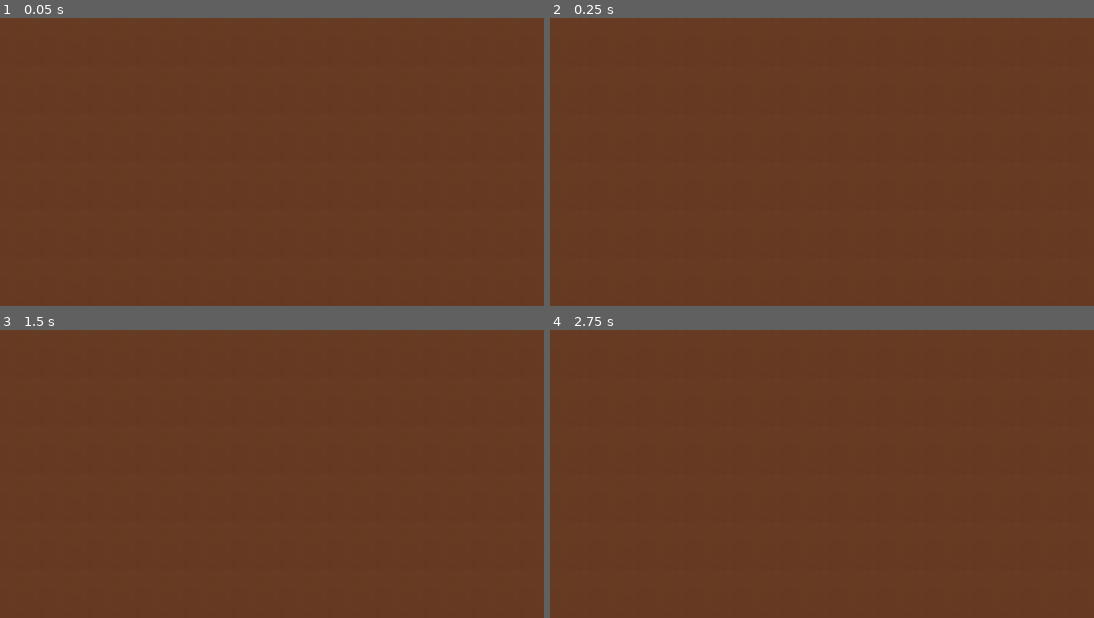
Above: before the commit, frames 1-4 (two rows, left to right).
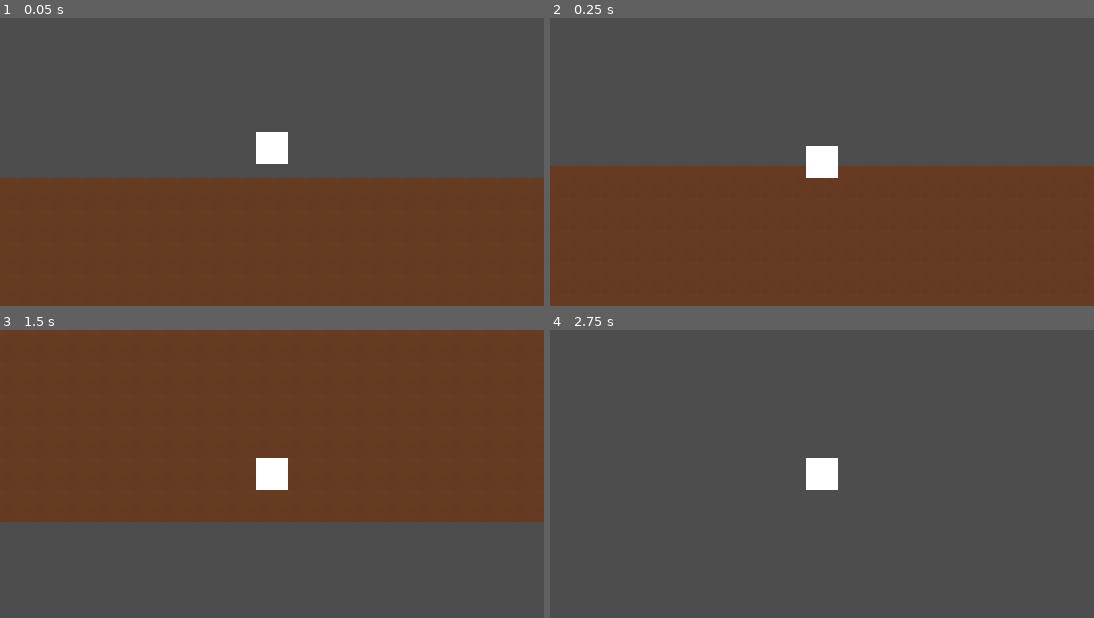
Above: after the commit, the same moments.

Repository: NxtCreator/Entrenched
Game: Godot game, scene res://scenes/main.tscn
Same seed, same stepped clock (60 frames per second), same inputs: the game is played once before the commit and once after it.
Inputs (mouse positions are in pixels of both pictures, inside the frame that each line leads up to):
- Up to frame 1 (0.05 s): no input
- Up to frame 2 (0.25 s): no input
- Up to frame 3 (1.5 s): tap Enter at 0.5 s; move the mouse to (391, 459) at 0.52 s; hold Right (ui_right) 0.53-1.28 s; tap Alt at 0.6 s; click (391, 459) at 0.67 s; tap Space at 1.25 s; move the mouse to (163, 488) at 1.27 s; hold Down (ui_down) from 1.28 s (still down); tap Shift at 1.35 s
- Up to frame 4 (2.75 s): move the mouse to (876, 410) at 2.02 s; release Down (ui_down) at 2.03 s; hold Right (ui_right) from 2.03 s (still down); tap Alt at 2.1 s

The runs differ from the first frame. In frame 1, 56% of the frame differs, in the area x 0-100%, y 0-56%; in frame 2, 52%; in frame 3, 34%; in frame 4, 100%, in the area x 0-100%, y 0-100%.

Commit message:
Replace the grid player with a CharacterBody2D with gravity and running, and a follow camera with world limits

Diff:
--- a/scenes/main.tscn
+++ b/scenes/main.tscn
@@ -6107,11 +6107,6 @@
 [node name="Ground" type="TileMapLayer" parent="." unique_id=2004734401]
 tile_set = SubResource("TileSet_q2x4p")
 
-[node name="Player" parent="." unique_id=1271989903 node_paths=PackedStringArray("ground") instance=ExtResource("2_sugp2")]
+[node name="Player" parent="." unique_id=1271989903 instance=ExtResource("2_sugp2")]
+position = Vector2(320, -16)
 script = ExtResource("3_jyhfs")
-ground = NodePath("../Ground")
-
-[node name="Camera2D" type="Camera2D" parent="." unique_id=2084515810]
-texture_filter = 1
-position = Vector2(320, 160)
-zoom = Vector2(1.5, 1.5)
--- a/scenes/player.tscn
+++ b/scenes/player.tscn
@@ -1,6 +1,17 @@
 [gd_scene format=3 uid="uid://dcalyfdbvs4i1"]
 
-[node name="Player" type="Node2D" unique_id=1271989903]
+[sub_resource type="RectangleShape2D" id="RectangleShape2D_62jd7"]
+size = Vector2(12, 12)
+
+[node name="Player" type="CharacterBody2D" unique_id=634688996]
 
 [node name="Polygon2D" type="Polygon2D" parent="." unique_id=1887063949]
 polygon = PackedVector2Array(-8, -8, 8, -8, 8, 8, -8, 8)
+
+[node name="CollisionShape2D" type="CollisionShape2D" parent="." unique_id=724972775]
+shape = SubResource("RectangleShape2D_62jd7")
+
+[node name="Camera2D" type="Camera2D" parent="." unique_id=517018494]
+limit_left = 0
+limit_top = -80
+limit_right = 640
--- a/scripts/player.gd
+++ b/scripts/player.gd
@@ -1,94 +1,12 @@
-extends Node2D
+extends CharacterBody2D
+
 @export var ground: TileMapLayer
 
-const MOVE_DELAY := 0.12
-const FALL_DELAY := 0.06
-const SAFE_FALL := 3
-const TOP_ROW := -1
-const DIRT := 0
-const LADDER := 1
+const  SPEED := 55.0
+const GRAVITY := 420.0
+const MAX_FALL := 260.0
 
-var cooldown := 0.0
-var fall_count := 0
-var is_dead := false
-var cell: Vector2i
-
-func is_ladder(c: Vector2i) -> bool:
-	return ground.get_cell_source_id(c) == LADDER
-
-func die() -> void:
-	if is_dead:
-		return
-	is_dead = true
-	$Polygon2D.color = Color.RED
-	print("you died, press R")
-
-func get_direction() -> Vector2i:
-	var direction = Vector2i.ZERO
-	if Input.is_action_pressed("ui_left"):
-		direction = Vector2i.LEFT
-	elif  Input.is_action_pressed("ui_right"):
-		direction = Vector2i.RIGHT
-	elif  Input.is_action_pressed("ui_up"):
-		direction = Vector2i.UP
-	elif Input.is_action_pressed("ui_down"):
-		direction = Vector2i.DOWN
-	return direction
-
-func update_position() -> void:
-	position = ground.map_to_local(cell)
-
-func is_empty(c: Vector2i) -> bool:
-	return ground.get_cell_source_id(c) == -1
-
-
-func _ready() -> void:
-	cell = Vector2i(0, -1)
-	update_position()
-
-
-func _process(delta: float) -> void:
-	if is_dead:
-		if Input.is_action_just_pressed("restart"):
-			get_tree().reload_current_scene()
-		return
-
-	cooldown -= delta
-	if cooldown > 0:
-		return
-
-	# Gravity
-	if is_empty(cell + Vector2i.DOWN) and not is_ladder(cell):
-		cooldown = FALL_DELAY
-		cell += Vector2i.DOWN
-		fall_count += 1
-		update_position()
-		return
-
-	# landed: was the fall too long?
-	if fall_count > SAFE_FALL:
-		die()
-		return
-	fall_count = 0
-
-	# input
-	var direction = get_direction()
-	if direction != Vector2i.ZERO:
-		cooldown = MOVE_DELAY
-
-		var target = cell + direction
-		var world_rect = ground.get_used_rect()
-		var right_edge = world_rect.position.x + world_rect.size.x - 1
-		var left_edge = world_rect.position.x
-		if target.x < left_edge or target.x > right_edge or target.y < TOP_ROW:
-			return
-		# going up into empty air: leave a ladder behind in the cell you're leaving
-		if direction == Vector2i.UP and is_empty(target) and not is_ladder(cell):
-			ground.set_cell(cell, LADDER, Vector2i(0, 0))
-
-		# dig dirt, but walk through ladders
-		if not is_empty(target) and not is_ladder(target):
-			ground.erase_cell(target)
-
-		cell = target
-		update_position()
+func _physics_process(delta: float) -> void:
+	velocity.y  = min(velocity.y + GRAVITY * delta, MAX_FALL)
+	velocity.x = Input.get_axis("ui_left", "ui_right") * SPEED
+	move_and_slide()
